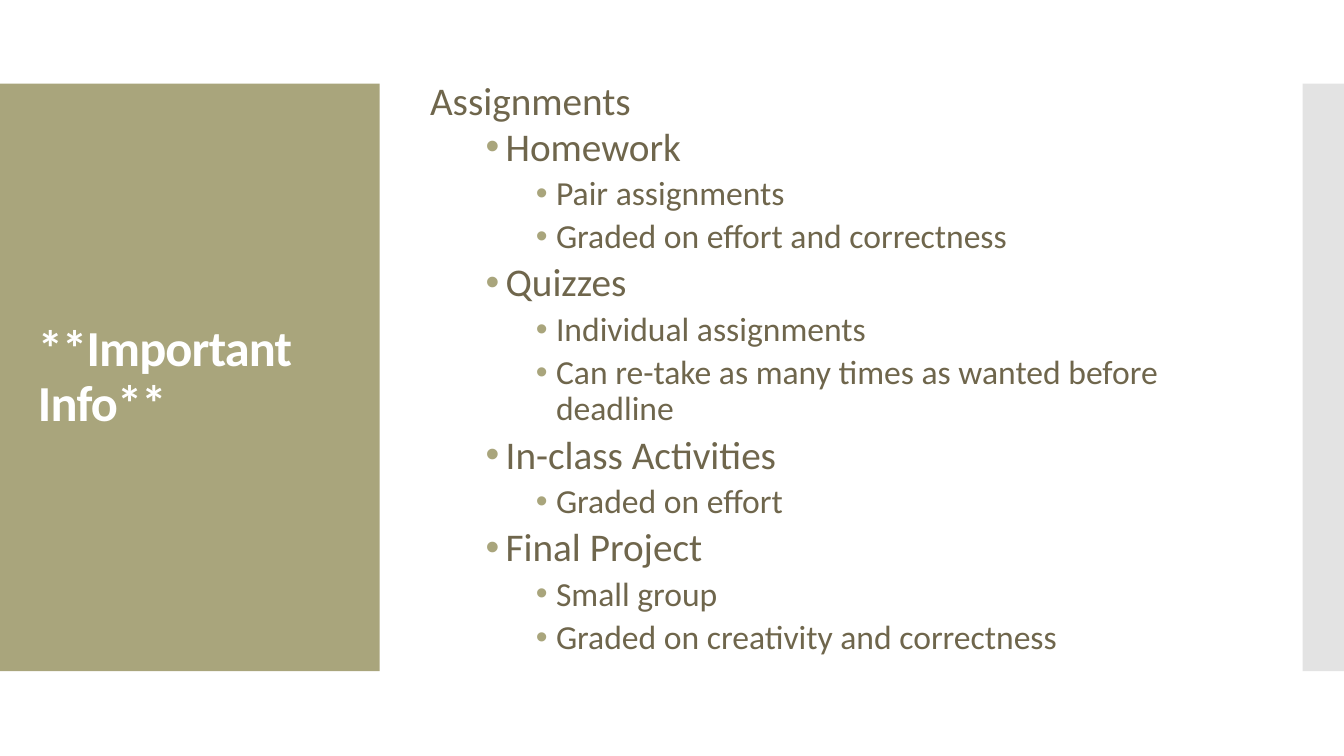
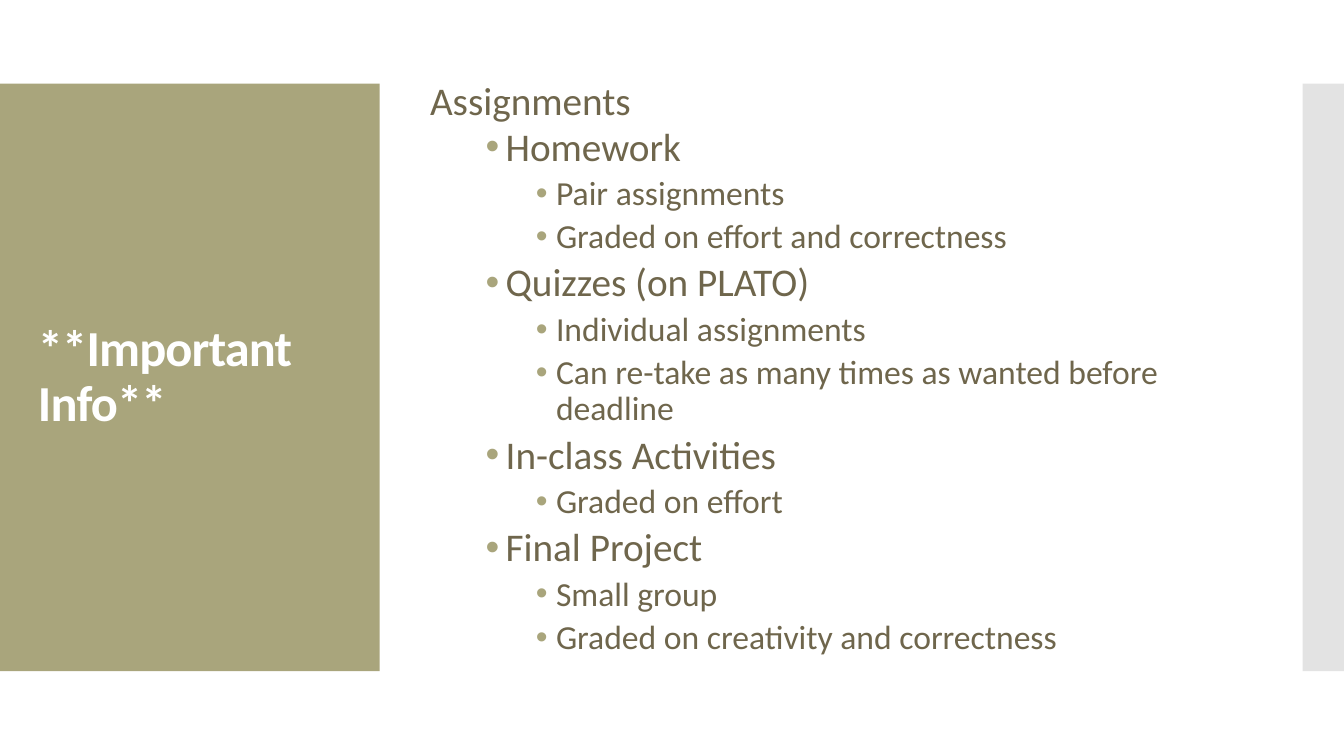
Before and after one commit to amosca01/MATH220-S24, a slide deck: slide 14 of slides/01-math-statements.pptx. Drawn at 1344x756 pixels with LibreOffice and Linux fonts; fonts in the diff are those of the drawing. Boxes give left, top, right and bottom in pixels: in the first picture for what was removed or moved away, otherwise in the second. Text is boxed around its words. In the diff, an @@ line names an element or a change of style, - is before the commit and + after.

```diff
--- a/slides/01-math-statements.pptx
+++ b/slides/01-math-statements.pptx
@@ text at (506,267,809,301): text changed @@
-  • Quizzes
+  • Quizzes (on PLATO)
```
Also in this commit, not shown: 2 other files.
